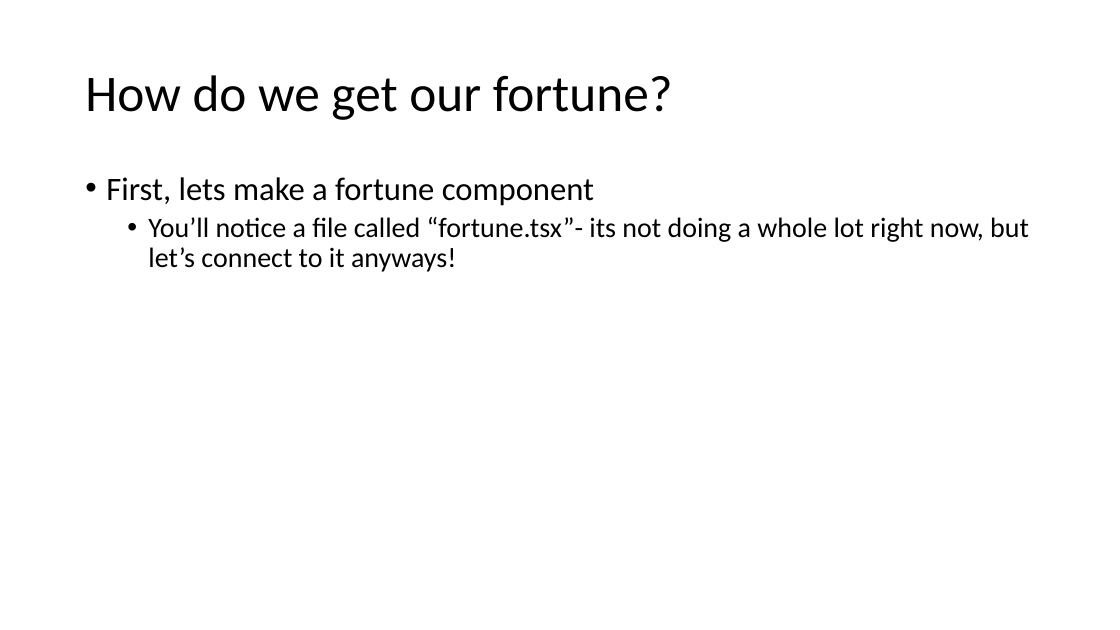
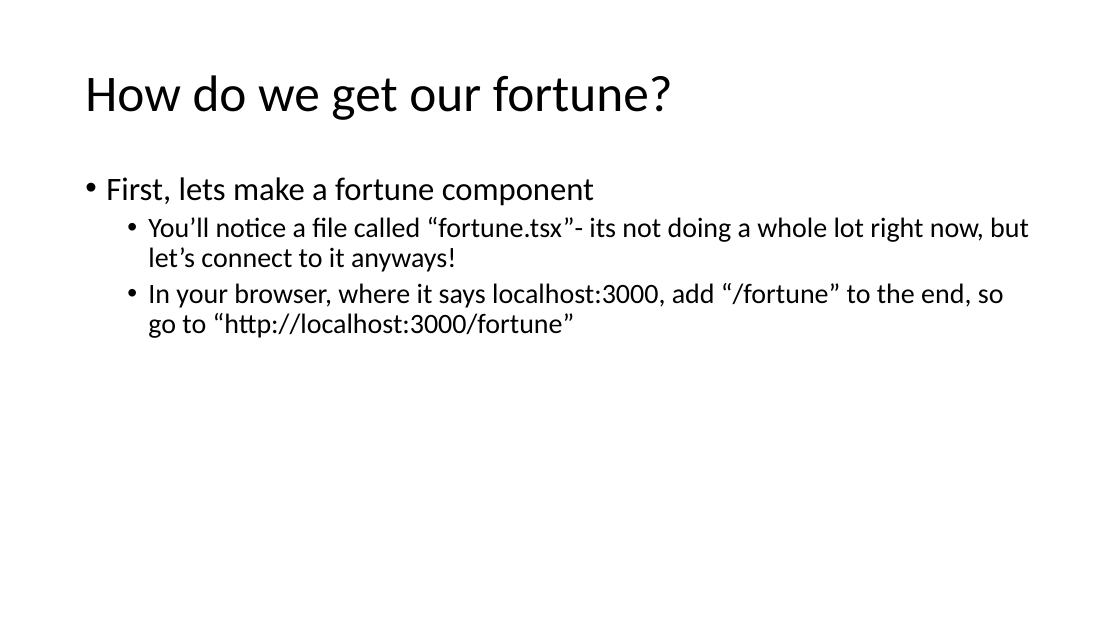
Before and after one commit to sarahdonofrio/digigirlz, a slide deck: slide 12 of magic-eight-ball/ReactPresentation.pptx (slide 11 before the commit). Drawn at 1120x630 pixels with LibreOffice and Linux fonts; fonts in the diff are those of the drawing. Boxes give left, top, right and bottom in pixels: in the first picture for what was removed or moved away, otherwise in the second. Text is boxed around its words. In the diff, an @@ line names an element or a change of style, - is before the commit and + after.

```diff
--- a/magic-eight-ball/ReactPresentation.pptx
+++ b/magic-eight-ball/ReactPresentation.pptx
@@ text at (x1=148, y1=283, x2=1004, y2=338): paragraph added @@
+  • In your browser, where it says localhost:3000, add “/fortune” to the end, so go to “http://localhost:3000/fortune”
```
Also in this commit, not shown: 3 other slides changed, 1 slide added, 2 other files.
